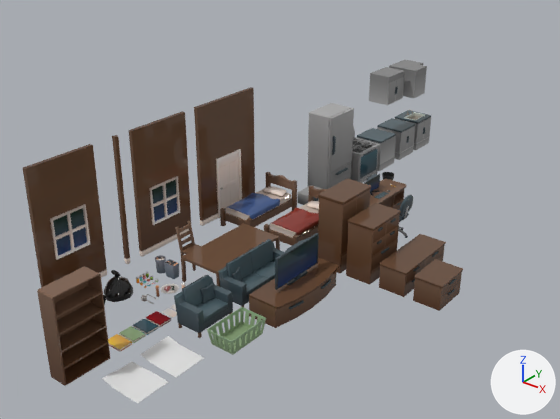
The FBX model Brock_CSC_2024/Assets/Art/Models/Lowpolyset.fbx: old version first, new version second.
Camera for both pictures: a 50 mm camera at (42.3, -42.2, 36.4) aimed at (-3.5, 14.9, 1.0). The lights are fixed; the arrows at lower right show +X, +Y and +Z. Where no turn or scale is listed for an object, it has been applied to the vertices.

The scene before the commit, as lines of its bpy script (objects in view):
```python
me_mesh_025 = bpy.data.meshes.new('Mesh.025')
me_mesh_025.from_pydata(...)  # 20 vertices, 18 faces; spans x -0.19..0.19, y -0.19..0.19, z 0.0..12.7
me_mesh_025.materials.append(mat_material__26)  # picture img_dehaht_png
me_mesh_041 = bpy.data.meshes.new('Mesh.041')
me_mesh_041.from_pydata(...)  # 142 vertices, 276 faces; spans x -0.88..2.77, y -1.95..1.7, z 0.83..4.19
me_mesh_041.materials.append(mat_material__26)  # picture img_dehaht_png
me_mesh_058 = bpy.data.meshes.new('Mesh.058')
me_mesh_058.from_pydata(...)  # 116 vertices, 228 faces; spans x -1.36..1.39, y -3.61..0.2, z 0.0..2.46
me_mesh_058.materials.append(mat_material__26)  # picture img_dehaht_png
ob_cabinetcorner = bpy.data.objects.new('CabinetCorner', me_mesh_041)
ob_cabinetcorner.location = (-3.72, 39.22, 7.17)
ob_enddresser = bpy.data.objects.new('EndDresser', me_mesh_058)
ob_enddresser.location = (16.82, 13.11, 0.0)
ob_wall = bpy.data.objects.new('Wall', me_mesh_025)
ob_wall.location = (-8.76, -1.45, 0.0)
# also in view: 'Cabinet' at (-3.3, 34.8, 9.7); 'HigherWindow' at (-8.8, -7.4, 6.3); 'Doorway' at (-8.8, 12.7, 6.3); 'CounterDrawers' at (-3.7, 38.4, 1.9); 'Bookshelf' at (0.8, -14.4, 3.9)
```
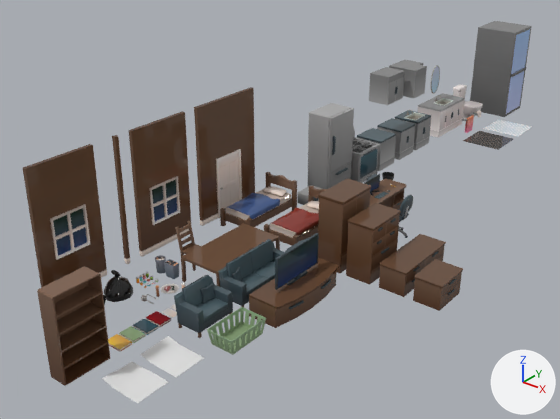
Commit message: added bathroom stuff and kitchen tweak

The change, as JSON lines over the scene's bpy script:
```json
{"op": "add", "block": "me_mesh_085", "code": ["me_mesh_085 = bpy.data.meshes.new('Mesh.085')", "me_mesh_085.from_pydata(...)  # 48 vertices, 92 faces; spans x 0.0..0.09, y -1.21..1.21, z -1.97..1.97", "me_mesh_085.materials.append(mat_material__26)  # picture img_dehaht_png"]}
{"op": "add", "block": "me_mesh_084", "code": ["me_mesh_084 = bpy.data.meshes.new('Mesh.084')", "me_mesh_084.from_pydata(...)  # 289 vertices, 256 faces; spans x -2.5..2.5, y -2.5..2.5, z 0.0", "me_mesh_084.materials.append(mat_material__26)  # picture img_dehaht_png"]}
{"op": "add", "block": "me_mesh_078", "code": ["me_mesh_078 = bpy.data.meshes.new('Mesh.078')", "me_mesh_078.from_pydata(...)  # 439 vertices, 870 faces; spans x -1.89..2.38, y -1.45..1.23, z 0.0..4.34", "me_mesh_078.materials.append(mat_material__26)  # picture img_dehaht_png"]}
{"op": "add", "block": "me_mesh_080", "code": ["me_mesh_080 = bpy.data.meshes.new('Mesh.080')", "me_mesh_080.from_pydata(...)  # 8 vertices, 6 faces; spans x 2.75, y -2.39..2.39, z 0.36..11.64", "me_mesh_080.materials.append(mat_material__26)  # picture img_dehaht_png"]}
{"op": "add", "block": "me_mesh_077", "code": ["me_mesh_077 = bpy.data.meshes.new('Mesh.077')", "me_mesh_077.from_pydata(...)  # 649 vertices, 1262 faces; spans x -1.7..1.78, y -3.4..3.4, z 0.0..4.54", "me_mesh_077.materials.append(mat_material__26)  # picture img_dehaht_png"]}
{"op": "add", "block": "me_mesh_083", "code": ["me_mesh_083 = bpy.data.meshes.new('Mesh.083')", "me_mesh_083.from_pydata(...)  # 289 vertices, 256 faces; spans x -2.5..2.5, y -2.5..2.5, z 0.0", "me_mesh_083.materials.append(mat_material__26)  # picture img_dehaht_png"]}
{"op": "add", "block": "me_mesh_081", "code": ["me_mesh_081 = bpy.data.meshes.new('Mesh.081')", "me_mesh_081.from_pydata(...)  # 114 vertices, 104 faces; spans x -0.45..0.13, y -1.42..1.42, z -1.89..0.26", "me_mesh_081.materials.append(mat_material__26)  # picture img_dehaht_png"]}
{"op": "add", "block": "me_mesh_079", "code": ["me_mesh_079 = bpy.data.meshes.new('Mesh.079')", "me_mesh_079.from_pydata(...)  # 52 vertices, 98 faces; spans x -2.75..2.96, y -2.75..2.75, z 0.0..12.0", "me_mesh_079.materials.append(mat_material__26)  # picture img_dehaht_png"]}
{"op": "add", "block": "ob_mirror", "code": ["ob_mirror = bpy.data.objects.new('Mirror', me_mesh_085)", "ob_mirror.location = (-4.99, 50.15, 6.64)"]}
{"op": "add", "block": "ob_kitchenwall", "code": ["ob_kitchenwall = bpy.data.objects.new('KitchenWall', me_mesh_084)", "ob_kitchenwall.location = (3.56, 56.22, 0.0)"]}
{"op": "add", "block": "ob_toilet", "code": ["ob_toilet = bpy.data.objects.new('Toilet', me_mesh_078)", "ob_toilet.location = (-3.0, 56.4, 0.0)"]}
{"op": "add", "block": "ob_showerdoorglass", "code": ["ob_showerdoorglass = bpy.data.objects.new('ShowerDoorGlass', me_mesh_080)", "ob_showerdoorglass.location = (-1.4, 62.8, 0.0)"]}
{"op": "add", "block": "ob_counterbathroom", "code": ["ob_counterbathroom = bpy.data.objects.new('CounterBathroom', me_mesh_077)", "ob_counterbathroom.location = (-3.72, 50.19, 0.0)"]}
{"op": "add", "block": "ob_kitchenfloor", "code": ["ob_kitchenfloor = bpy.data.objects.new('KitchenFloor', me_mesh_083)", "ob_kitchenfloor.location = (3.56, 50.16, 0.0)"]}
{"op": "add", "block": "ob_towelrack", "code": ["ob_towelrack = bpy.data.objects.new('TowelRack', me_mesh_081)", "ob_towelrack.location = (-0.37, 52.32, 1.54)"]}
{"op": "add", "block": "ob_shower", "code": ["ob_shower = bpy.data.objects.new('Shower', me_mesh_079)", "ob_shower.location = (-1.4, 62.8, 0.0)"]}
```

Where the change shows, as pixel boxes (x1, y1, x2, y2) in the pictures (560 x 419 px):
```json
{"object": "Shower", "change": "added", "after": [470, 21, 532, 117]}
{"object": "CounterBathroom", "change": "added", "after": [418, 93, 465, 138]}
{"object": "ShowerDoorGlass", "change": "added", "after": [506, 29, 530, 114], "on screen": "blue"}
{"object": "KitchenFloor", "change": "added", "after": [463, 131, 513, 150]}
{"object": "KitchenWall", "change": "added", "after": [483, 119, 532, 137]}
{"object": "Toilet", "change": "added", "after": [453, 84, 483, 119]}
{"object": "Mirror", "change": "added", "after": [431, 65, 440, 93]}
{"object": "TowelRack", "change": "added", "after": [462, 114, 475, 133]}
```
